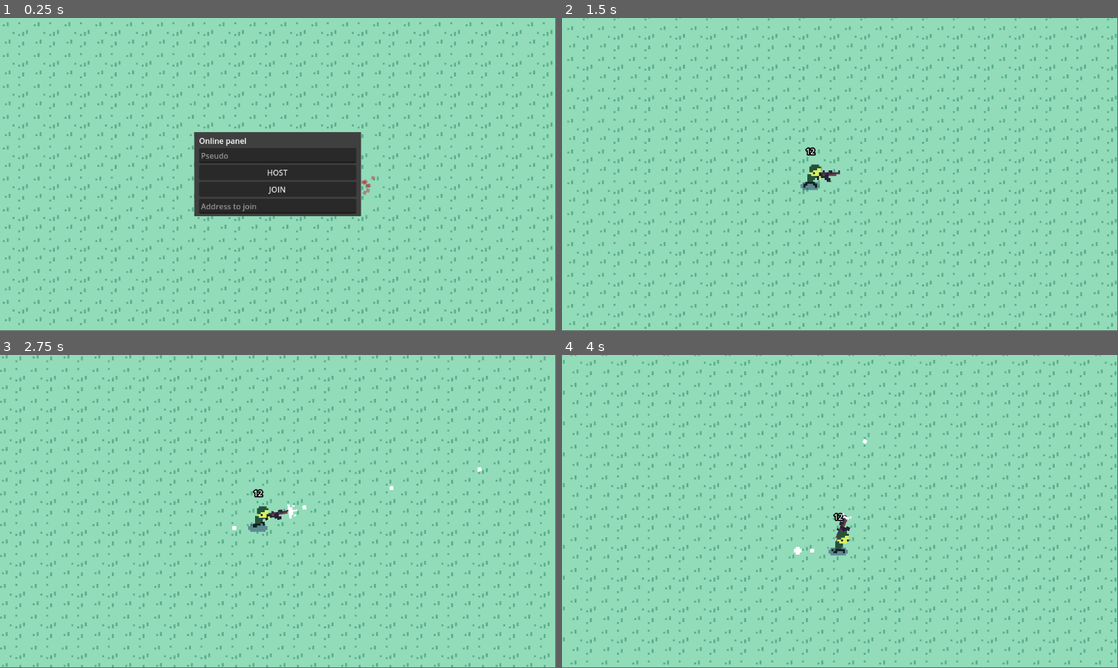
Above: before the commit, frames 1-4 (two rows, left to right).
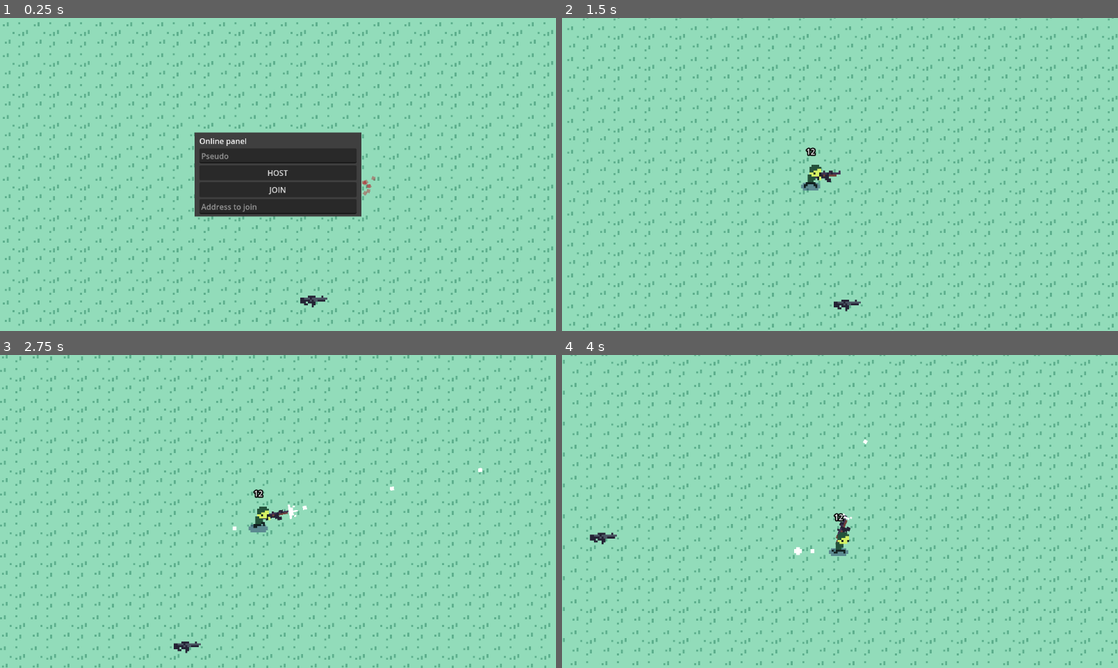
Above: after the commit, the same moments.

Repository: jogoCode/Shoot8bit
Game: Godot game, scene res://Scenes/World.tscn
Same seed, same stepped clock (60 frames per second), same inputs: the game is played once before the commit and once after it. Sound files missing from this copy of the repository are replaced by a short silence.
Inputs (mouse positions are in pixels of both pictures, inside the frame that each line leads up to):
- Up to frame 1 (0.25 s): no input
- Up to frame 2 (1.5 s): click (840, 155) at 0.52 s; type "12" at 0.6 s; click (840, 205) at 0.75 s; type "12" at 0.83 s; click "HOST" at 1.25 s
- Up to frame 3 (2.75 s): tap Enter (ui_accept) at 2, 2.27 s; move the mouse to (400, 495) at 2.02 s; press the mouse at (400, 495) at 2.03 s; hold Right (ui_right) from 2.03 s (still down)
- Up to frame 4 (4 s): move the mouse to (728, 527) at 2.77 s; release Right (ui_right) at 2.78 s; release the mouse at (728, 527) at 2.78 s; hold Down (ui_down) 2.78-3.53 s; click (728, 527) at 2.85 s; tap Enter (ui_accept) at 3.02 s; move the mouse to (895, 442) at 3.52 s; press the mouse at (895, 442) at 3.53 s; hold Right (ui_right) from 3.53 s (still down); tap Shift (slide) at 3.6 s
In our replay, the window is 799x449 before the commit and 800x450 after it. These sizes can differ from the game's own. Grey fills any space a smaller window leaves; there, only what the larger window draws over its background counts as a difference.

The runs differ from the first frame. In frame 1, 3.7% of the frame differs, in the area x 0-100%, y 1-99%; in frame 2, 3.5%; in frame 3, 3.5%; in frame 4, 3.6%.
Error in both runs: Assertion failed: UPNP Discover Failed ! Error 24 (res://Common/Online/online_panel_ui.gd:65)

Commit message:
Add begin pickup

Diff:
--- a/Common/JaugeSystem/HealthSystem.gd
+++ b/Common/JaugeSystem/HealthSystem.gd
@@ -5,6 +5,7 @@
 var _healthState = HealthStates.ALIVE;
 var _killer:String;
 
+signal OnDeath();
 
 enum HealthStates{
 	ALIVE,
@@ -16,6 +17,7 @@
 func _ready() -> void:
 	take_damage.connect(_take_damage);
 	actualValueChanged.connect(_death);
+	OnDeath.connect(_owner._on_death);
 	await get_tree().create_timer(0.5);
 
 func _take_damage(damage,damager):
@@ -26,8 +28,6 @@
 	if damager:
 		_killer = damager._pseudo;
 
-
-
 func _death():
 	if _actualValue > 0:
 		return;
@@ -35,6 +35,9 @@
 		_owner.set_status(Character2D.CharacterStatus.NOT_ACTIVE);
 #region for Online
 	print(_owner._pseudo," was killed by",_killer);
+
 #endregion
 	_owner.hide();
+	if(_healthState != HealthStates.DEAD):
+		OnDeath.emit();
 	_healthState = HealthStates.DEAD;
--- a/Common/Online/online_panel_ui.gd
+++ b/Common/Online/online_panel_ui.gd
@@ -6,7 +6,7 @@
 
 
 const PLAYER = preload("res://Entities/Actor/Player/player.tscn");
-const PORT = 9999;
+const PORT = 6000;
 var _enet_peer = ENetMultiplayerPeer.new();
 
 func _ready() -> void:
--- /dev/null
+++ b/Common/SoundManager/Sound2dFXManager.tscn
@@ -0,0 +1,20 @@
+[gd_scene load_steps=8 format=3 uid="uid://bd4pw86ykr16l"]
+
+[ext_resource type="Script" path="res://Common/SoundManager/sound2D_manager.gd" id="1_pmy2w"]
+[ext_resource type="AudioStream" uid="uid://dcjehyn0bdg3y" path="res://Assets/Audio/Slide.wav" id="2_5kqxd"]
+[ext_resource type="AudioStream" uid="uid://dxvcmbl4fnq8s" path="res://Assets/Audio/ak.mp3" id="3_wxlkh"]
+[ext_resource type="AudioStream" uid="uid://diggb72cp0i5" path="res://Assets/Audio/ak_reload.wav" id="4_ndlpv"]
+[ext_resource type="AudioStream" uid="uid://c357w86xcjav1" path="res://Assets/Audio/footstep_carpet.ogg" id="5_8hd0t"]
+[ext_resource type="AudioStream" uid="uid://edhs3iv2pdq0" path="res://Assets/Audio/gun.wav" id="6_dfo4p"]
+[ext_resource type="AudioStream" uid="uid://cfjfyp3subs7i" path="res://Assets/Audio/gun_reload.wav" id="7_juv1h"]
+
+[node name="Sound2dFXManager" type="Node"]
+script = ExtResource("1_pmy2w")
+sounds = {
+"Slide": ExtResource("2_5kqxd"),
+"ak": ExtResource("3_wxlkh"),
+"ak_reload": ExtResource("4_ndlpv"),
+"footstep_carpet": ExtResource("5_8hd0t"),
+"gun": ExtResource("6_dfo4p"),
+"gun_reload": ExtResource("7_juv1h")
+}
--- a/Common/SoundManager/sound2D_manager.gd
+++ b/Common/SoundManager/sound2D_manager.gd
@@ -1,22 +1,15 @@
+@tool
 extends Node
 
 var is_activate:bool = true;
 var num = 0;
 
-var sounds:Dictionary = {
-	"ak" : load("res://Assets/Audio/ak.mp3"),
-	"Slide" : load("res://Assets/Audio/Slide.wav"),
-	"ak_reload" : load("res://Assets/Audio/ak_reload.wav"),
-	"gun_reload" : load("res://Assets/Audio/gun_reload.wav"),
-	"footstep_carpet" : load("res://Assets/Audio/footstep_carpet.ogg")
-}
-
-
+@export var sounds:Dictionary;
 @onready var sound_players:Array = get_children();
 
 func _ready():
 	await  get_tree().create_timer(0.1).timeout;
-	#init()
+	init()
 	print(sounds);
 
 func init():
@@ -37,8 +30,9 @@
 		var sound_to_play = sounds[sound_name];
 		audioStreamPlayer2D.stream = sound_to_play;
 		audioStreamPlayer2D.autoplay = true;
+		audioStreamPlayer2D.attenuation = 4;
 		audioStreamPlayer2D.global_position = position;
-		audioStreamPlayer2D.max_distance = 1000;
+		audioStreamPlayer2D.max_distance = 750;
 		get_tree().current_scene.add_child(audioStreamPlayer2D);
 		await get_tree().create_timer(audioStreamPlayer2D.stream.get_length()).timeout;
 		audioStreamPlayer2D.queue_free()
--- a/Entities/Actor/Player/CharacterPlayer2D.gd
+++ b/Entities/Actor/Player/CharacterPlayer2D.gd
@@ -33,3 +33,12 @@
 
 func reload():
 	_weaponSystem.reload();
+
+func _on_death():
+	$Hurtbox/CollisionShape2D.disabled = true;
+	var pickup:Pickup = load("res://Entities/Pickups/pickup.tscn").instantiate();
+	pickup._weaponData = _weaponSystem._weaponData;
+	pickup.global_position = global_position;
+	await  get_tree().create_timer(0.1).timeout;
+	get_tree().current_scene.add_child(pickup);
+	pickup.show();
--- a/Entities/Actor/WeaponSystem/weapon_system.gd
+++ b/Entities/Actor/WeaponSystem/weapon_system.gd
@@ -76,6 +76,10 @@
 	_weaponVisual.texture = _weaponData._sprite;
 	_spawnOrigin.position = _weaponData._muzzleOffset;
 
+func change_weapon(newWeaponData:RWeapon):
+	_weaponData = newWeaponData;
+	set_weapon_stats();
+
 
 func _process(delta: float) -> void:
 	if _owner._status == Character2D.CharacterStatus.NOT_ACTIVE:
--- /dev/null
+++ b/Entities/Pickups/pickup.gd
@@ -0,0 +1,26 @@
+extends Node2D
+class_name Pickup
+
+@export var _weaponData:RWeapon;
+@onready var _sprite:Sprite2D = $Sprite2D;
+@onready var _area2d:Area2D = $Area2D;
+
+func _ready() -> void:
+	_area2d.area_entered.connect(_area_entered);
+	set_visual_weapon();
+
+
+func set_visual_weapon():
+	_sprite.texture = _weaponData._sprite;
+
+# Called every frame. 'delta' is the elapsed time since the previous frame.
+func _process(delta: float) -> void:
+	pass
+
+func _area_entered(area:Area2D):
+	var other = area.get_parent();
+
+	if(other is CharacterPlayer2D and other.visible == true):
+		var weaponSys:WeaponSystem = other.get_node("WeaponSystem");
+		weaponSys.change_weapon(_weaponData);
+		queue_free();
--- /dev/null
+++ b/Entities/Pickups/pickup.tscn
@@ -0,0 +1,19 @@
+[gd_scene load_steps=4 format=3 uid="uid://barx6g6og4upw"]
+
+[ext_resource type="Script" path="res://Entities/Pickups/pickup.gd" id="1_0vufd"]
+[ext_resource type="Texture2D" uid="uid://clmf1ge1bj6s1" path="res://Assets/Sprites/Weapon/weapon_m16_sprite.png" id="2_novcl"]
+
+[sub_resource type="CircleShape2D" id="CircleShape2D_4et4w"]
+radius = 7.07107
+
+[node name="Pickup" type="Node2D"]
+script = ExtResource("1_0vufd")
+
+[node name="Area2D" type="Area2D" parent="."]
+
+[node name="CollisionShape2D" type="CollisionShape2D" parent="Area2D"]
+shape = SubResource("CircleShape2D_4et4w")
+
+[node name="Sprite2D" type="Sprite2D" parent="."]
+texture_filter = 1
+texture = ExtResource("2_novcl")
--- a/Entities/Projectile/projectile.gd
+++ b/Entities/Projectile/projectile.gd
@@ -21,7 +21,7 @@
 
 func _area_entered(area):
 	super._area_entered(area);
-	if !(area is ProjectileArea ):
+	if !(area is ProjectileArea):
 		hide();
 		await get_tree().create_timer(0.5).timeout;
-		queue_free();
+		#queue_free();
--- a/Scenes/World.tscn
+++ b/Scenes/World.tscn
@@ -1,10 +1,12 @@
-[gd_scene load_steps=8 format=4 uid="uid://cvxiqdf7hqg4w"]
+[gd_scene load_steps=10 format=4 uid="uid://cvxiqdf7hqg4w"]
 
 [ext_resource type="Texture2D" uid="uid://dyr8crk70wvkn" path="res://Assets/Sprites/Tilemap.png" id="1_qgmew"]
 [ext_resource type="PackedScene" uid="uid://c7albe65iewue" path="res://Entities/FX/dust_fx.tscn" id="2_pws56"]
 [ext_resource type="PackedScene" uid="uid://cki527vb8s047" path="res://Common/Camera/camera_2d.tscn" id="3_bmt6e"]
 [ext_resource type="PackedScene" uid="uid://3lvufu1gcvh2" path="res://Common/Online/online.tscn" id="4_ye7es"]
 [ext_resource type="PackedScene" uid="uid://dut3xr8wixv6e" path="res://Assets/Sprites/FX/blood_particle.tscn" id="5_yi0b7"]
+[ext_resource type="PackedScene" uid="uid://barx6g6og4upw" path="res://Entities/Pickups/pickup.tscn" id="6_88g81"]
+[ext_resource type="Resource" uid="uid://bg82gnosnlkdy" path="res://Ressources/Weapons/w_m16.tres" id="7_o7ucj"]
 
 [sub_resource type="TileSetAtlasSource" id="TileSetAtlasSource_pu0er"]
 texture = ExtResource("1_qgmew")
@@ -42,3 +44,7 @@
 
 [node name="AudioStreamPlayer2D" type="AudioStreamPlayer2D" parent="."]
 attenuation = 6.06286
+
+[node name="Pickup" parent="." instance=ExtResource("6_88g81")]
+position = Vector2(17, 66)
+_weaponData = ExtResource("7_o7ucj")
--- a/project.godot
+++ b/project.godot
@@ -18,7 +18,11 @@
 [autoload]
 
 SoundFxManager="*res://Common/SoundManager/sound_fx_manager.tscn"
-Sound2dManager="*res://Common/SoundManager/sound2D_manager.gd"
+Sound2dManager="*res://Common/SoundManager/Sound2dFXManager.tscn"
+
+[display]
+
+window/stretch/mode="viewport"
 
 [input]
 
Not shown, added: Builds/0.15a.zip
Not shown, added: Builds/0.15a/Shoot8Bit.console.exe
Not shown, added: Builds/0.15a/Shoot8Bit.exe
